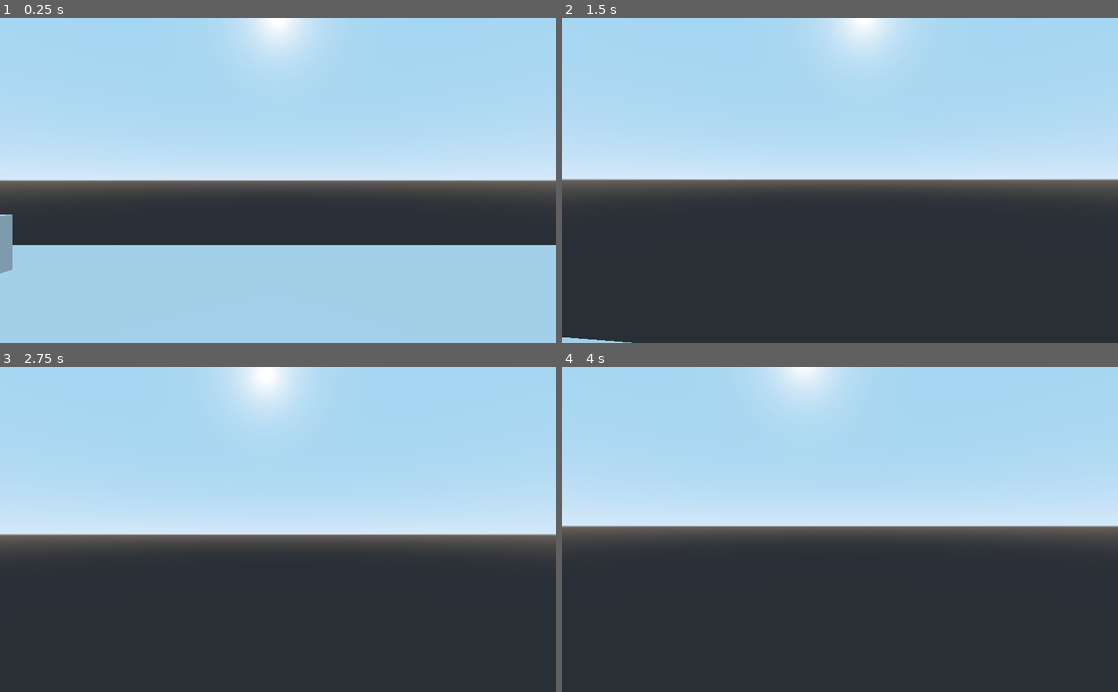
Above: before the commit, frames 1-4 (two rows, left to right).
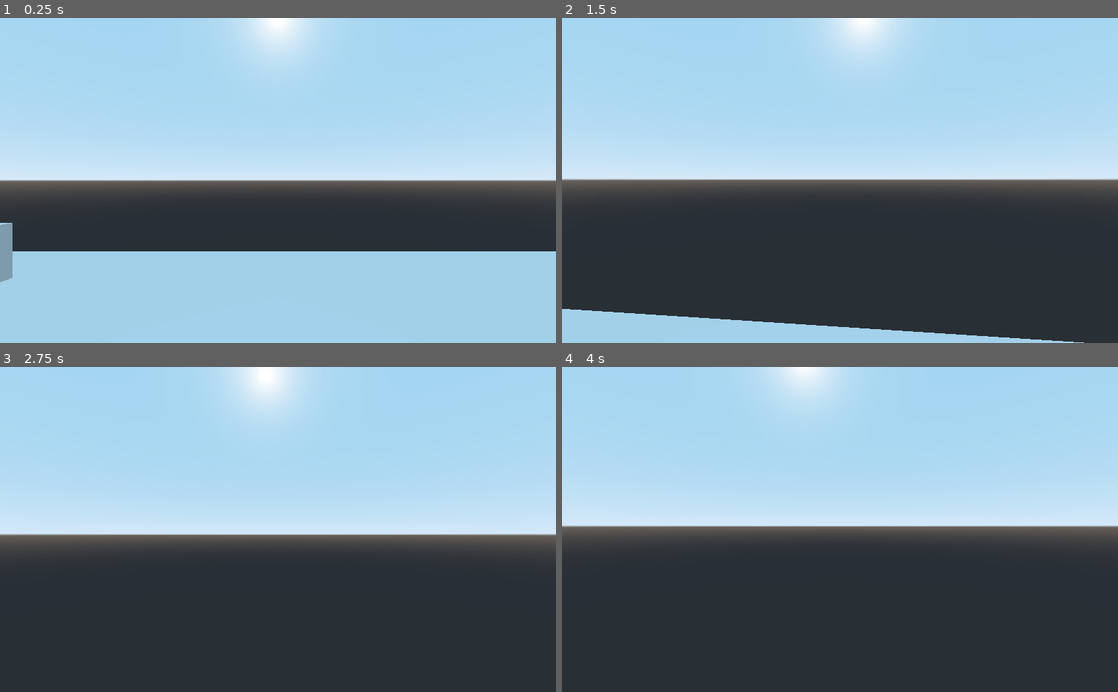
Above: after the commit, the same moments.

Repository: konraziel/Senior-Design-Project_Zielinski-Muswara
Game: Godot game, scene res://MainScene.tscn
Same seed, same stepped clock (60 frames per second), same inputs: the game is played once before the commit and once after it.
Inputs (mouse positions are in pixels of both pictures, inside the frame that each line leads up to):
- Up to frame 1 (0.25 s): no input
- Up to frame 2 (1.5 s): move the mouse to (867, 180) at 0.52 s; hold Up (ui_up) from 0.53 s (still down); tap F (f) at 0.6 s; tap Space (ui_select) at 0.77 s; move the mouse to (812, 180) at 1.27 s; tap Alt (alt) at 1.35 s
- Up to frame 3 (2.75 s): keep holding Up (ui_up); tap Space (ui_select) at 1.52 s; tap F (f) at 1.55, 2.1 s; move the mouse to (289, 523) at 2.02 s
- Up to frame 4 (4 s): keep holding Up (ui_up); tap Enter at 2.75 s; move the mouse to (834, 536) at 2.77 s; tap F (f) at 2.85, 3.8 s; tap Space (ui_select) at 3.02, 3.5, 3.77 s; move the mouse to (878, 532) at 3.52 s; hold Alt (alt) from 3.53 s (still down)

The runs differ from the first frame. In frame 1, 2.0% of the frame differs, in the area x 0-100%, y 60-82%; in frame 2, 4.9%, in the area x 0-94%, y 89-100%; in frame 3, less than 0.1%; in frame 4, less than 0.1%.

Commit message:
making sure updated before migration to GD4

Diff:
--- a/player.gd
+++ b/player.gd
@@ -2,12 +2,12 @@
 
 
 var speed = 7.0
-var gravity = 50
+var gravity = 9.8
 var velocity = Vector3.ZERO
 var snap_vector = Vector3.DOWN
 var mouse_sensitivity = 0.002  # radians/pixel
 
-export var jump_strength = 20
+var jump_strength = 4.5
 
 onready var interaction=$PlayerHead/Camera/interaction
 onready var hand = $PlayerHead/Camera/hand
@@ -33,6 +33,7 @@
 	if event is InputEventMouseMotion and Input.get_mouse_mode() == Input.MOUSE_MODE_CAPTURED:
 		$PlayerHead.rotate_y(-event.relative.x * mouse_sensitivity)
 		$PlayerHead/Camera.rotate_x(-event.relative.y * mouse_sensitivity)
+		$PlayerHead.rotation.y = wrapf($PlayerHead.rotation.y, deg2rad(0), deg2rad(360))
 		$PlayerHead/Camera.rotation.x = clamp($PlayerHead/Camera.rotation.x, -1.2, 1.2)
 
 # Called every frame. 'delta' is the elapsed time since the previous frame.
